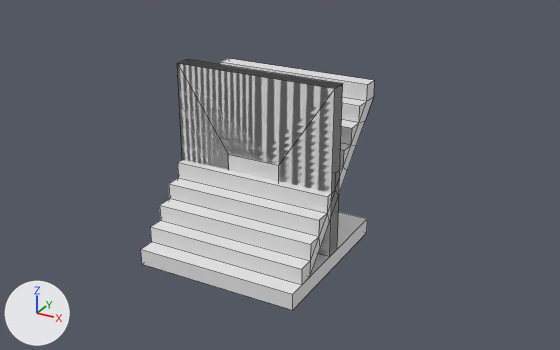
The FBX model Gaming Capstone Project/Assets/Art/Models/CommsDownGeneration.fbx, before and after one commit.
One viewpoint serves both versions: a 50 mm lens placed at (21.2, -35.9, 22.1), pointed at (1.3, 0.4, 4.0). The axes (+X, +Y, +Z) are drawn at lower left. The lights are the same throughout. Mesh edges are drawn as thin lines. Where no turn or scale is listed for an object, it has been applied to the vertices.

Script lines for the objects in view, before the commit:
```python
me_cube_006 = bpy.data.meshes.new('Cube.006')
me_cube_006.from_pydata(...)  # a box spanning x -5.0..5.0, y -5.0..5.0, z 0.0..1.0
me_cube_009 = bpy.data.meshes.new('Cube.009')
me_cube_009.from_pydata(...)  # 16 vertices, 14 faces; spans x -5.0..5.0, y -0.5..0.5, z 0.0..10.0
me_cube_011 = bpy.data.meshes.new('Cube.011')
me_cube_011.from_pydata(...)  # a box spanning x -3.17..0.17, y -0.12..0.13, z -2.4..2.6
me_cube_012 = bpy.data.meshes.new('Cube.012')
me_cube_012.from_pydata(...)  # 54 vertices, 59 faces; spans x -5.0..5.0, y -4.0..5.0, z 1.0..10.0
ob_door = bpy.data.objects.new('Door', me_cube_011)
ob_door.location = (1.5, 0.0, 2.4)
ob_floor = bpy.data.objects.new('Floor', me_cube_006)
ob_floor.location = (0.0, 0.0, -1.0)
ob_overhangwall = bpy.data.objects.new('OverHangWall', me_cube_009)
ob_overhangwall.location = (0.0, 0.0, 0.0)
ob_stairfloor = bpy.data.objects.new('StairFloor', me_cube_012)
ob_stairfloor.location = (0.0, 0.0, -1.0)
# also in view: 'Wall' at (0.0, 0.0, 5.0)
```
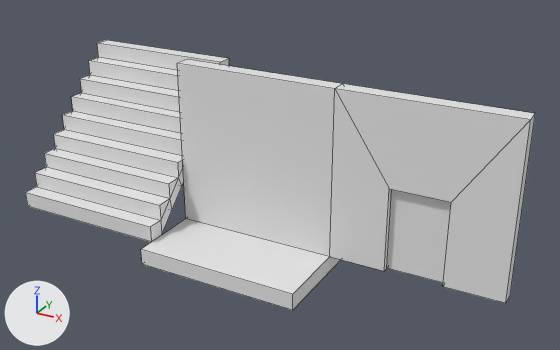
Where the newer file only moved an object's origin or applied its transform, the numbers keep the older frame.

Changed parts and their boxes [x1, y1, x2, y2] in the pictures (560 x 350 px):
'StairFloor', moved
    before: [150, 58, 374, 285]
    after: [26, 40, 229, 242]
'OverHangWall', moved
    before: [177, 59, 343, 257]
    after: [330, 84, 535, 303]
'Door', moved (not visible before)
    after: [387, 190, 451, 283]

Patch to the scene script:
```diff
--- a/Gaming Capstone Project/Assets/Art/Models/CommsDownGeneration.fbx.py
+++ b/Gaming Capstone Project/Assets/Art/Models/CommsDownGeneration.fbx.py
@@ ob_door @@
 ob_door = bpy.data.objects.new('Door', me_cube_011)
-ob_door.location = (1.5, 0.0, 2.4)
+ob_door.location = (11.5, 0.0, 2.4)
@@ ob_stairfloor @@
 ob_stairfloor = bpy.data.objects.new('StairFloor', me_cube_012)
-ob_stairfloor.location = (0.0, 0.0, -1.0)
+ob_stairfloor.location = (-10.0, 0.0, -1.0)
@@ ob_overhangwall @@
 ob_overhangwall = bpy.data.objects.new('OverHangWall', me_cube_009)
-ob_overhangwall.location = (0.0, 0.0, 0.0)
+ob_overhangwall.location = (10.0, 0.0, 0.0)
```
